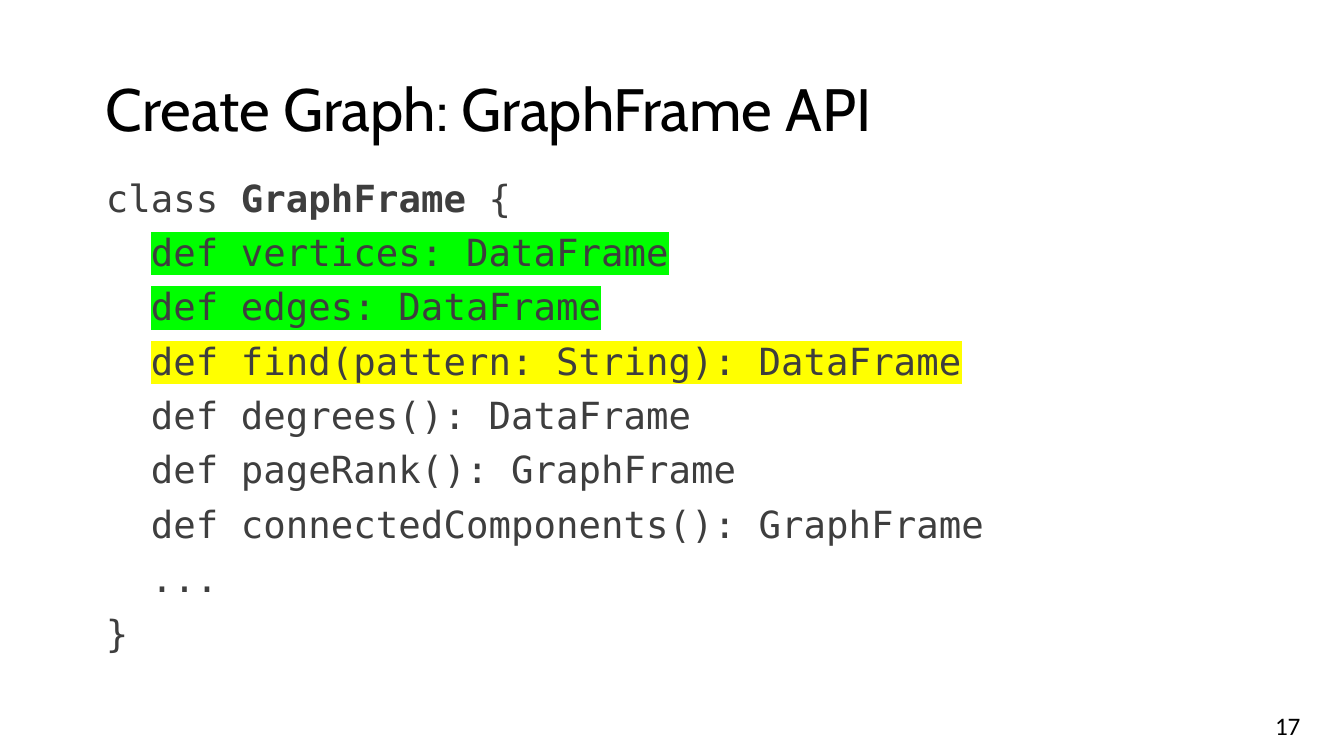
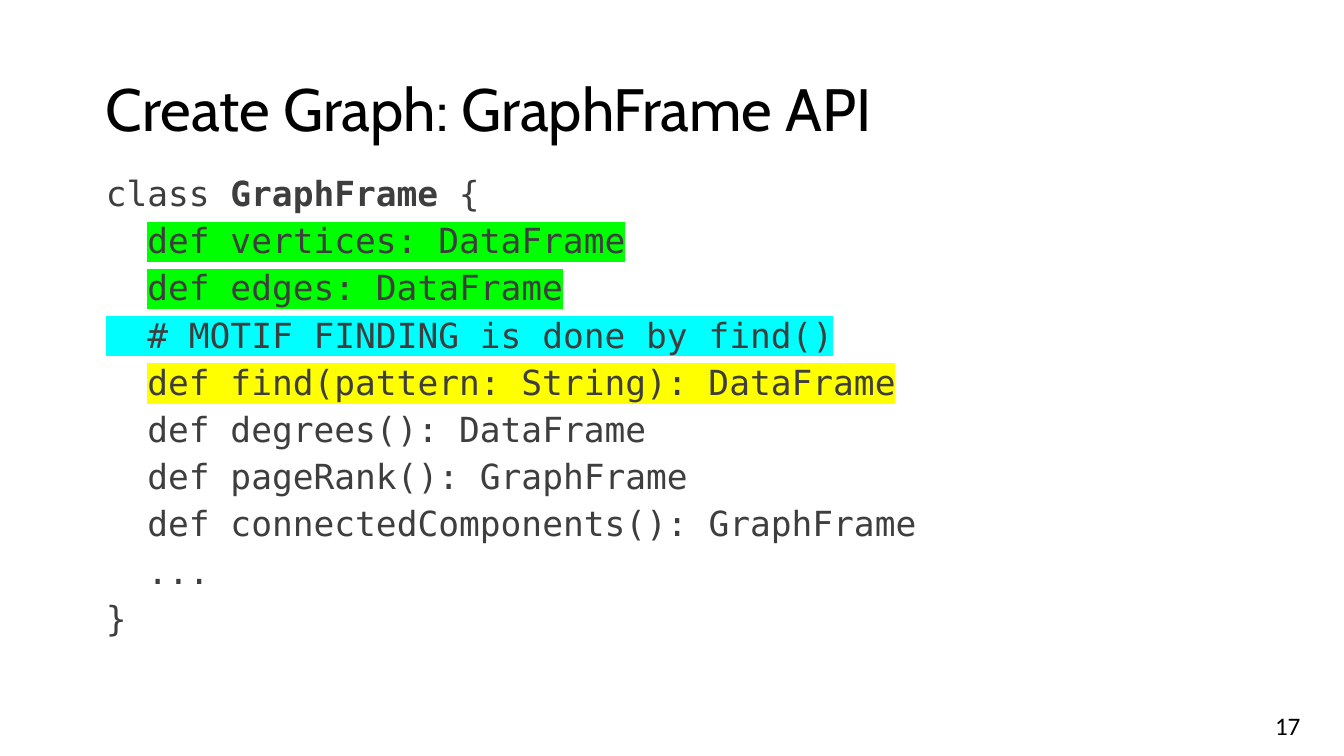
Before and after one commit to mahmoudparsian/big-data-mapreduce-course, a slide deck: slide 17 of slides/pyspark/graphframes/intro_to_graphframes/9.2_introduction_to_GraphFrames.pptx. Drawn at 1344x756 pixels with LibreOffice and Linux fonts; fonts in the diff are those of the drawing; background and template pictures are left out. Boxes give left, top, right and bottom in pixels: in the first picture for what was removed or moved away, otherwise in the second. Text is boxed around its words. In the diff, an @@ line names an element or a change of style, - is before the commit and + after.

```diff
--- a/slides/pyspark/graphframes/intro_to_graphframes/9.2_introduction_to_GraphFrames.pptx
+++ b/slides/pyspark/graphframes/intro_to_graphframes/9.2_introduction_to_GraphFrames.pptx
@@ text at [106,179,917,543]: size 20 to 18.5 pt in "class GraphFrame {", "def vertices: DataFrame", "def edges: DataFrame", "def find(pattern: String): DataFrame" and 5 more places; line spacing 0.9 to 0.8 @@
@@ text at [189,320,834,355]: paragraph added @@
+# MOTIF FINDING is done by find()
```
Also in this commit, not shown: 1 other slide changed, 31 other files.
